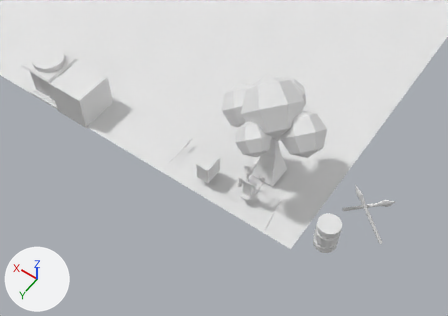
What one commit did to the glTF model public/model.glb.
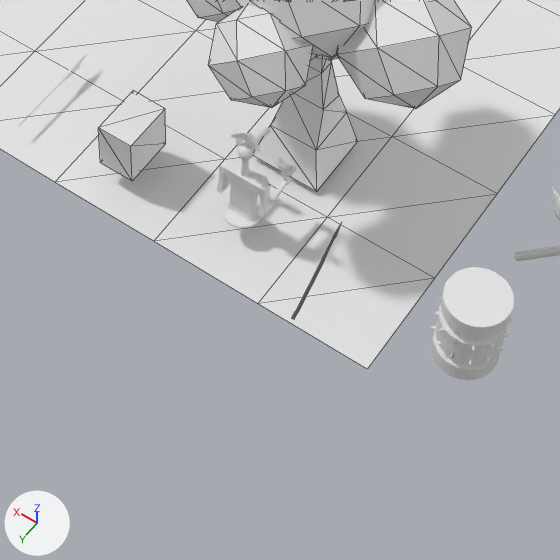
There are two pictures of each version: one from a 50 mm lens placed at (-5.47, 12.61, 23.58), pointed at (3.91, -0.53, 2.93), one close up on the part from 36% to 80% of the width and 38% to 100% of the height. Arrows for +X, +Y and +Z are at lower left; the lights stay in place. The close-ups show mesh edges as thin lines. Where no turn or scale is listed for an object, it has been applied to the vertices.

The first close-up shows 'dground', 'dummy_1', 'healthBox', 'mob_1', 'tree'.
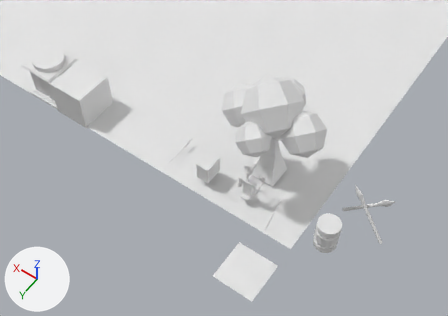
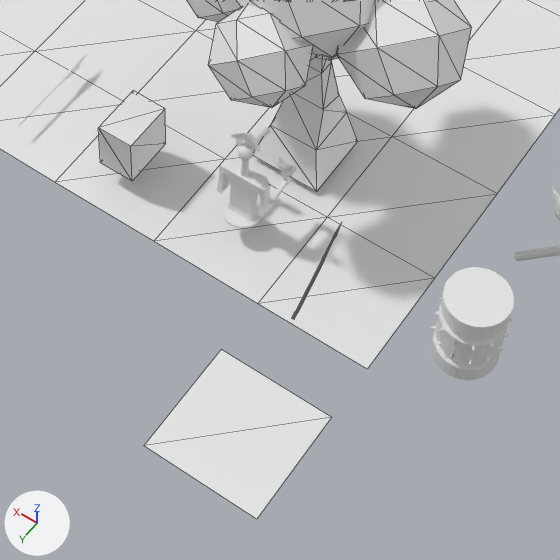
Boxes (x1, y1, x2, y2) around the edits, measured in the close-ups (560 x 560 px):
'planeGround', added: after (144, 349, 332, 519)

Patch to the scene script:
```diff
--- a/public/model.glb.py
+++ b/public/model.glb.py
@@ me_plane_006 @@
+me_plane_006.from_pydata([(-1.0, -1.0, 0.0), (1.0, -1.0, 0.0), (-1.0, 1.0, 0.0), (1.0, 1.0, 0.0)], [], [(0, 1, 3), (0, 3, 2)])
@@ ob_planeground @@
+ob_planeground = bpy.data.objects.new('planeGround', me_plane_006)
+ob_planeground.location = (1.0, 2.0, 0.0)
```
